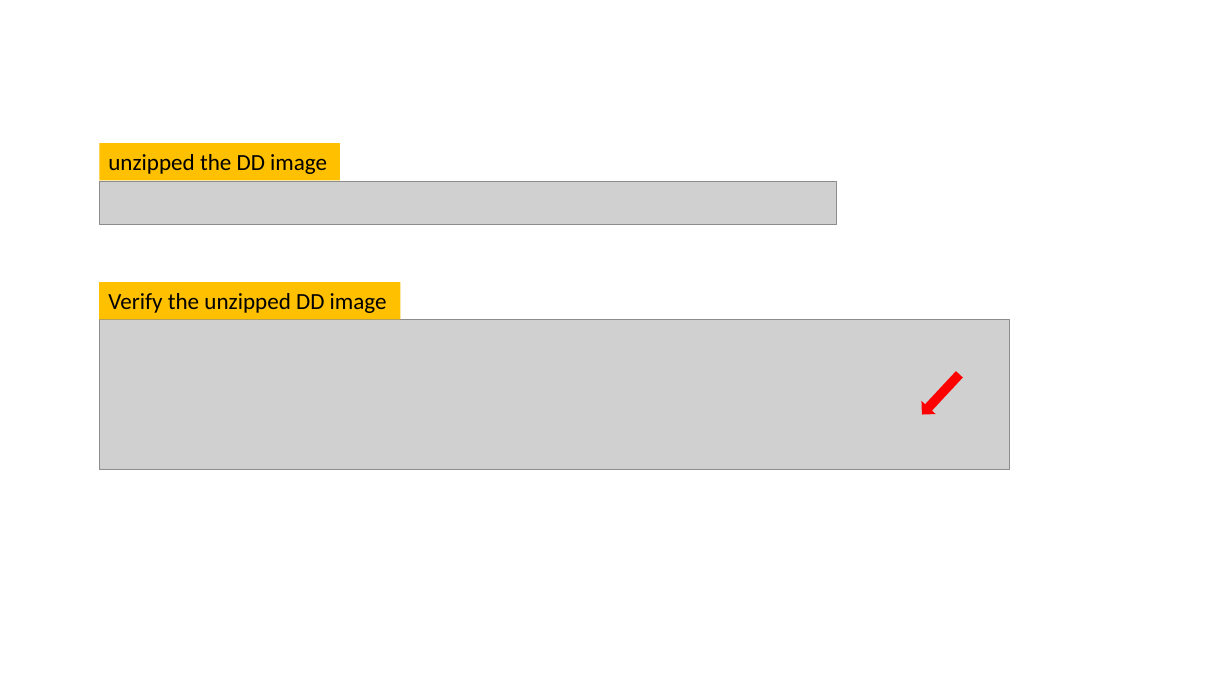
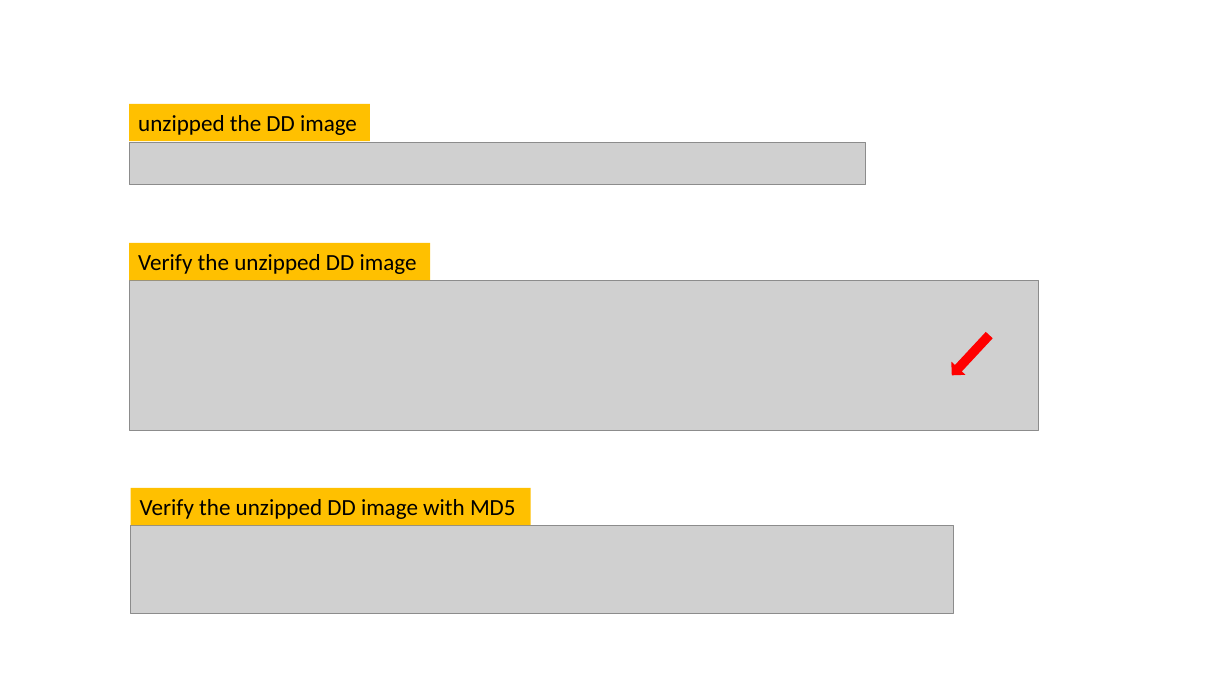
Before and after one commit to frankwxu/digital-forensics-lab, a slide deck: slide 7 of NIST_Data_Leakage_Case/NIST_Data_Leakage_00_Env_Setting.pptx. Drawn at 1232x693 pixels with LibreOffice and Linux fonts; fonts in the diff are those of the drawing; grey boxes stand for pictures; background and template pictures are left out. Boxes give left, top, right and bottom in pixels: in the first picture for what was removed or moved away, otherwise in the second. Text is boxed around its words. In the diff, an @@ line names an element or a change of style, - is before the commit and + after.

```diff
--- a/NIST_Data_Leakage_Case/NIST_Data_Leakage_00_Env_Setting.pptx
+++ b/NIST_Data_Leakage_Case/NIST_Data_Leakage_00_Env_Setting.pptx
@@ 2 pictures, 2 rectangles, 1 right arrow: place and size @@
-2 pictures, 2 rectangles, 1 right arrow at (99,143,1009,470)
+2 pictures, 2 rectangles, 1 right arrow at (129,104,1040,430)
@@ rectangle added at (130,488,531,525), fill #FFC000, 18 pt, text #000000 @@
+Verify the unzipped DD image with MD5
@@ picture added at (130,525,954,613) @@
```
Also in this commit, not shown: 1 other slide changed, 2 other files.
